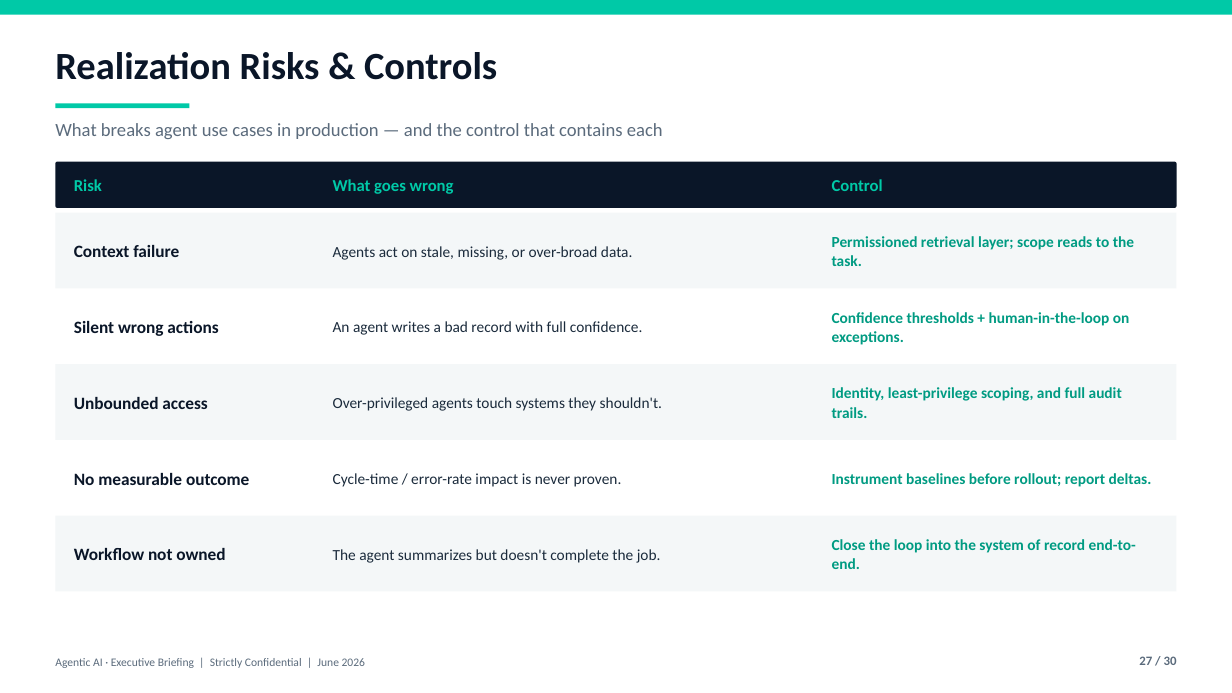
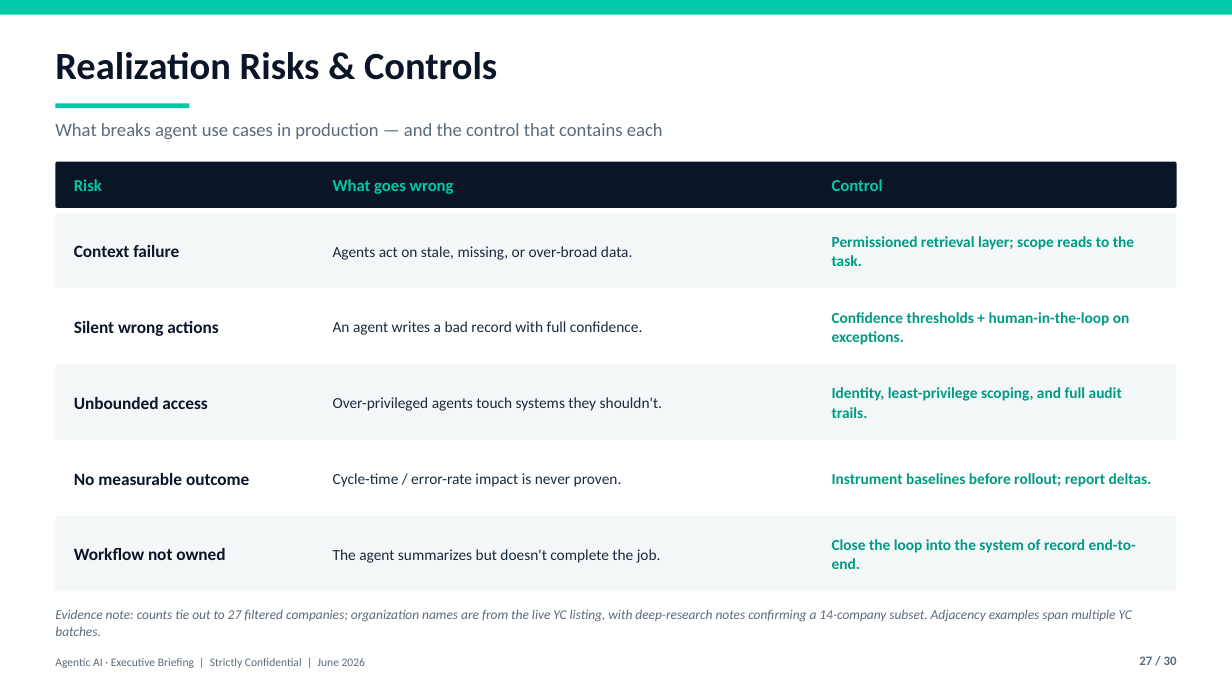
Before and after one commit to shekerkamma/ticketforge, a slide deck: slide 27 of docs/reports/yc-agent-usecases-executive.pptx. Drawn at 1232x693 pixels with LibreOffice and Linux fonts; fonts in the diff are those of the drawing. Boxes give left, top, right and bottom in pixels: in the first picture for what was removed or moved away, otherwise in the second. Text is boxed around its words. In the diff, an @@ line names an element or a change of style, - is before the commit and + after.

```diff
--- a/docs/reports/yc-agent-usecases-executive.pptx
+++ b/docs/reports/yc-agent-usecases-executive.pptx
@@ text added at (x1=55, y1=609, x2=1132, y2=636), 10.5 pt, text #5B6B7C, italic @@
+Evidence note: counts tie out to 27 filtered companies; organization names are from the live YC listing, with deep-research notes confirming a 14-company subset. Adjacency examples span multiple YC batches.
```
Also in this commit, not shown: 7 other slides changed, 5 other files.
